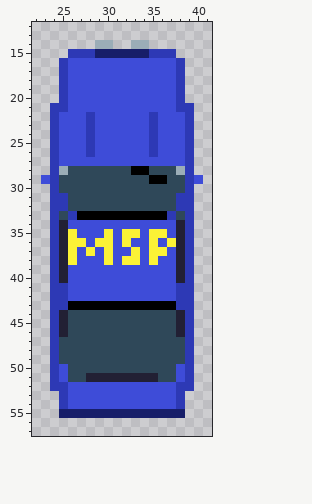
Pixel-art file -- Assets/Sprites/Vehicle Sprites/Take3.aseprite. This is how it looked before the edit.
64x64 pixels, 1 frame. Shown: x 22..41, y 12..57.
Once edited:
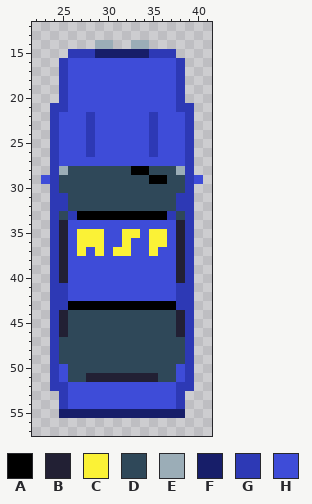
Palette (. is transparent): A #000000  B #222034  C #fbf236  D #2f4859  E #9badb7  F #171e69  G #2d39b5  H #3e4cd8
Difference:
@@ x 22..41 @@
 34 ..GBHHHHHHHHHHHHBG..
-35 ..GBCHHHCHCCHCCHBG..
-36 ..GBCCHCCHCHHCHCBG..
-37 ..GBCHCHCHHCHCCHBG..
-38 ..GBCHHHCHCCHCHHBG..
+35 ..GBHCCCHHCCHCCHBG..
+36 ..GBHCCCHHCHHCCHBG..
+37 ..GBHCHCHCCHHCHHBG..
+38 ..GBHHHHHHHHHHHHBG..
 39 ..GBHHHHHHHHHHHHBG..
Pixel boxes of the changes (left, top, right, bottom) in both pictures:
changed: (68, 229, 176, 265)
